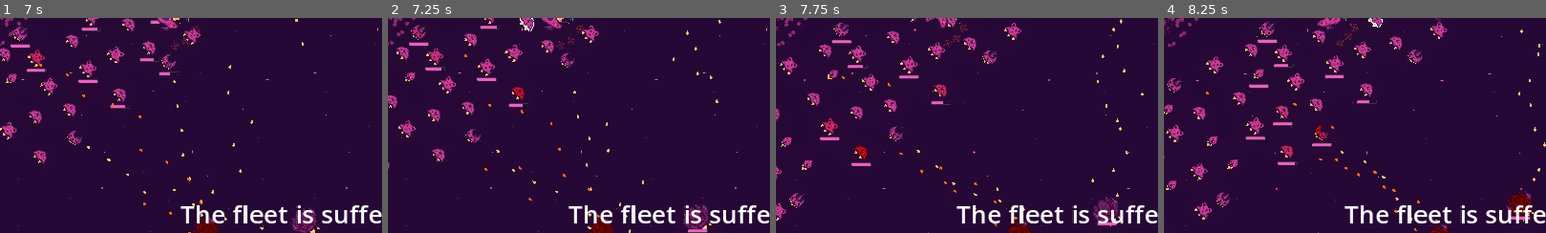
Above: before the commit, frames 1-4 (left to right).
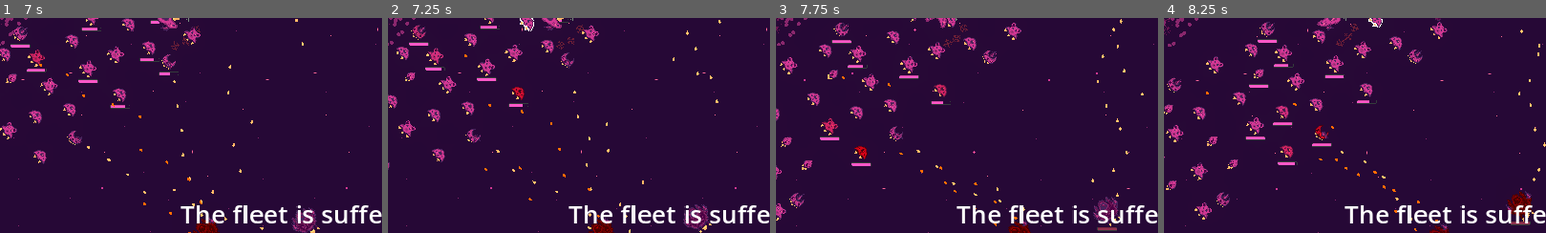
Above: after the commit, the same moments.

Repository: bear-minimum-studio/space-bear
Game: Godot game, scene res://Game.tscn
Two runs of this game, one before a commit and one after it. Both use one fixed random seed, a clock stepped at 60 frames per second and the inputs below.
Inputs:
- Up to frame 1 (7 s): tap Enter (upgrade) at 0.5 s; hold Right (turn_right) 0.53-1.28 s; tap Down (decelerate) at 0.6, 3.6, 6.6 s; hold Ctrl (brake) 1.28-2.03 s; tap Space (fire) at 1.35, 4.35 s; hold Right (turn_right) 2.03-2.78 s; hold G (grappling_hook) 2.03-2.78 s; hold Up (accelerate) 2.78-3.53 s; tap F (turret_fire) at 2.85, 5.85 s; hold Left (turn_left) 3.53-5.03 s; hold Ctrl (brake) 5.03-5.78 s; hold G (grappling_hook) 5.03-5.78 s; hold Right (turn_right) 5.78-6.53 s; hold Up (accelerate) from 6.53 s (still down)
- Up to frame 2 (7.25 s): keep holding Up (accelerate)
- Up to frame 3 (7.75 s): release Up (accelerate) at 7.28 s; hold Right (turn_right) from 7.28 s (still down); tap Space (fire) at 7.35 s
- Up to frame 4 (8.25 s): release Right (turn_right) at 8.03 s; hold Ctrl (brake) from 8.03 s (still down); hold G (grappling_hook) from 8.03 s (still down)
The pictures show only the part of the screen within x 27-77%, y 50-100%; the shares and areas given below are measured in that part.

Frame 1 is identical in both runs. In frame 2, less than 0.1% of the frame differs, in the area x 78-84%, y 98-100%; in frame 3, 0.2%, in the area x 84-90%, y 94-100%; in frame 4, 0.2%.

Commit message:
feat: different health color for enemies

Diff:
--- a/npc/enemies/Enemy.tscn
+++ b/npc/enemies/Enemy.tscn
@@ -36,3 +36,8 @@
 
 [node name="HealthSystem" parent="." index="6"]
 max_health = 200
+
+[node name="Health" parent="UI" index="0"]
+offset_top = 29.0
+offset_bottom = 45.0
+tint_progress = Color(0.552941, 0.196078, 0.298039, 1)
